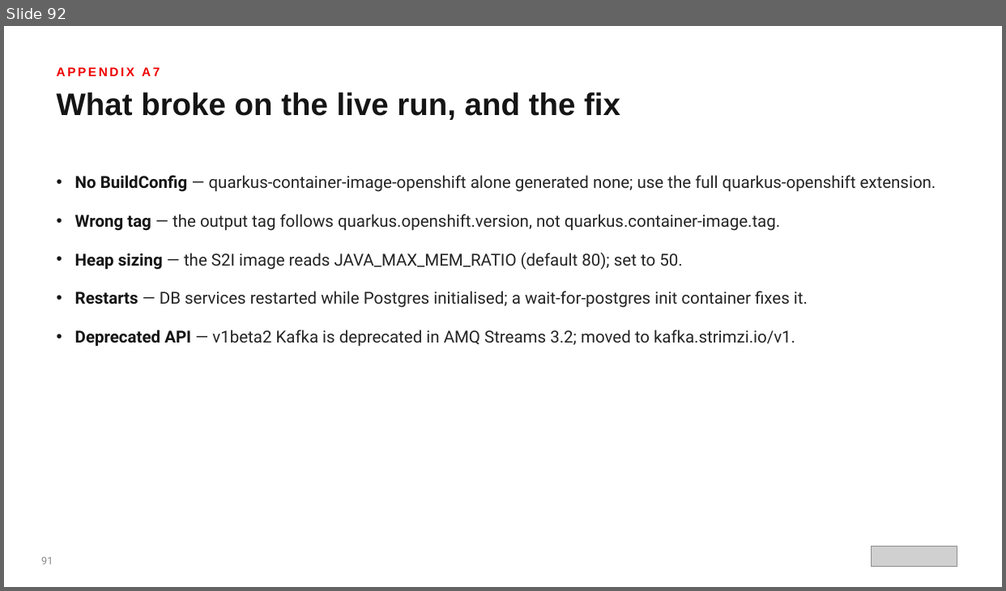
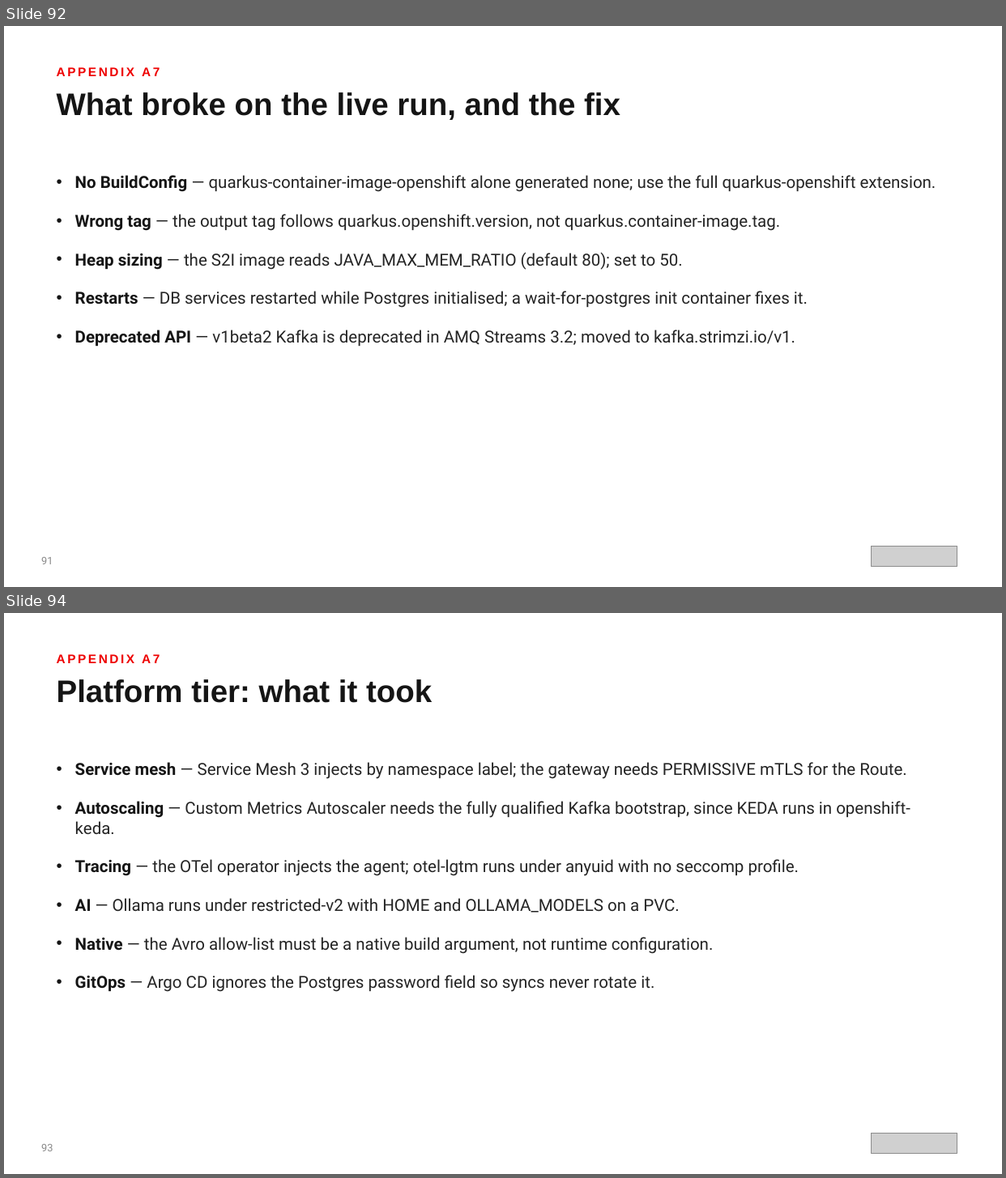
Before and after one commit to patterncatalyst/datamesh-reference-arch-quarkus, a slide deck: presentation/datamesh-201/Datamesh-201-Quarkus-r1.2.pptx. Shown one above the other, each under a label of ours: slide 92 before the commit, slides 92 and 94 after it; the slides between them are not shown. The pictures are 1006x591 and 1006x1178 pixels, drawn with LibreOffice and Linux fonts; fonts in the diff are those of the drawing; grey boxes stand for pictures. Boxes give left, top, right and bottom in pixels: in the first picture for what was removed or moved away, otherwise in the second. Text is boxed around its words. In the diff, an @@ line names an element or a change of style, - is before the commit and + after.

Commit message:
docs(deck): Appendix A7 platform tier slides

```diff
--- a/presentation/datamesh-201/Datamesh-201-Quarkus-r1.2.pptx
+++ b/presentation/datamesh-201/Datamesh-201-Quarkus-r1.2.pptx
@@ slide 94 added at bbox=[4, 613, 1002, 1174], background #FFFFFF @@
@@ text added at bbox=[57, 654, 160, 663], 12 pt, text #EE0000, bold @@
+APPENDIX A7
@@ text added at bbox=[57, 679, 432, 703], 30 pt, text #151515, bold @@
+Platform tier: what it took
@@ text added at bbox=[75, 762, 910, 992], 16 pt, text #242424 @@
+• Service mesh — Service Mesh 3 injects by namespace label; the gateway needs PERMISSIVE mTLS for the Route.
+• Autoscaling — Custom Metrics Autoscaler needs the fully qualified Kafka bootstrap, since KEDA runs in openshift-keda.
+• Tracing — the OTel operator injects the agent; otel-lgtm runs under anyuid with no seccomp profile.
+• AI — Ollama runs under restricted-v2 with HOME and OLLAMA_MODELS on a PVC.
+• Native — the Avro allow-list must be a native build argument, not runtime configuration.
+• GitOps — Argo CD ignores the Postgres password field so syncs never rotate it.
@@ text added at bbox=[41, 1144, 53, 1152], 10 pt, text #8A8A8A @@
+93
@@ picture added at bbox=[871, 1133, 957, 1153] @@
```
Also in this commit, not shown: 13 slides changed, 2 other slides added, 2 other files.
